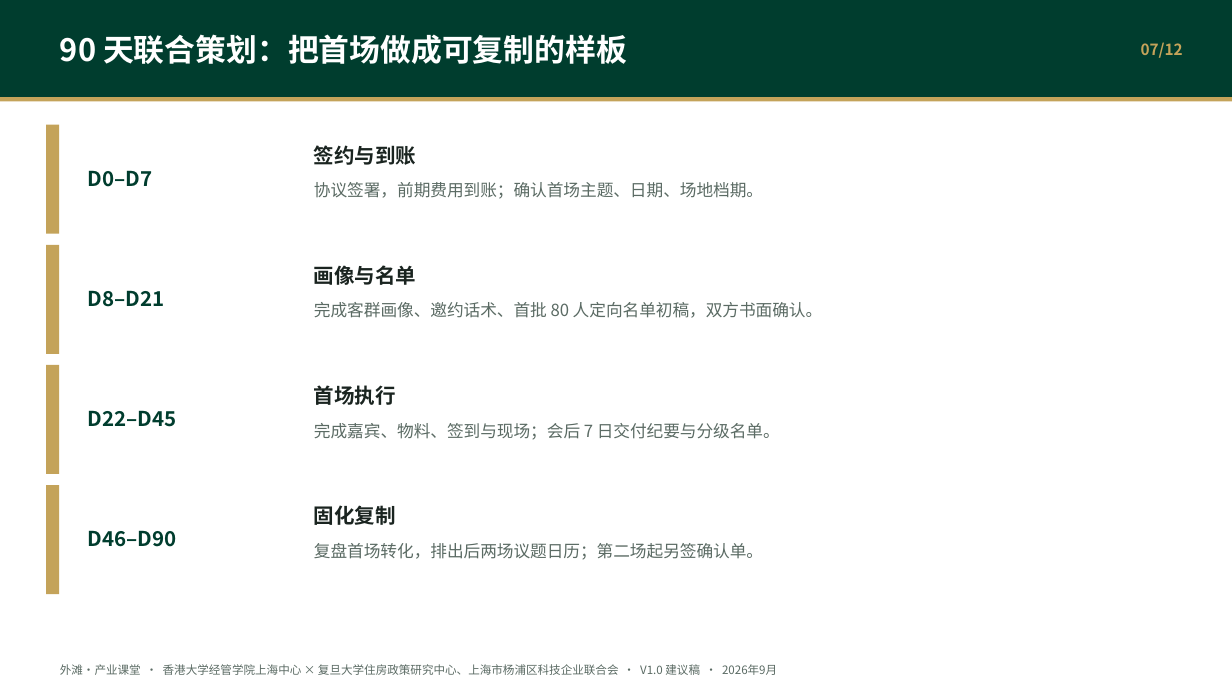
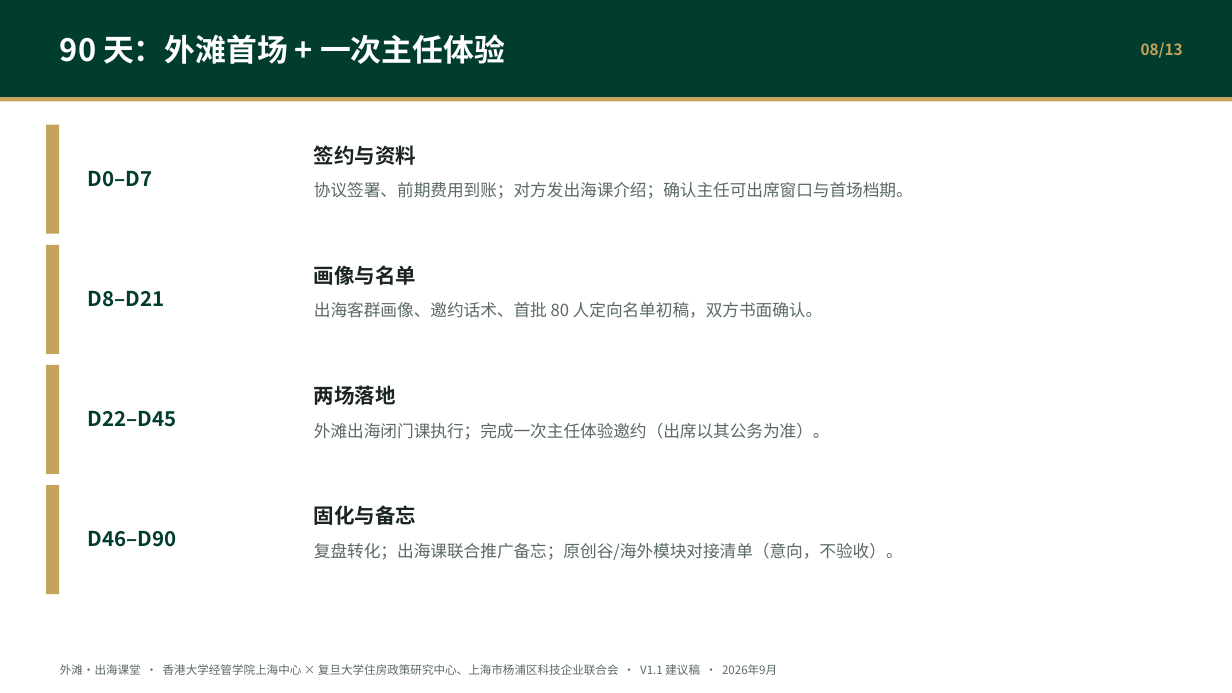
Before and after one commit to hujigang2010-maker/AIDEN, a slide deck: slide 8 of output/港大经管上海中心_外滩产业课堂_联合策划方案.pptx (slide 7 before the commit). Drawn at 1232x693 pixels with LibreOffice and Linux fonts; fonts in the diff are those of the drawing. Boxes give left, top, right and bottom in pixels: in the first picture for what was removed or moved away, otherwise in the second. Text is boxed around its words. In the diff, an @@ line names an element or a change of style, - is before the commit and + after.

```diff
--- a/output/港大经管上海中心_外滩产业课堂_联合策划方案.pptx
+++ b/output/港大经管上海中心_外滩产业课堂_联合策划方案.pptx
@@ text at <box>60,34,505,64</box>: text changed @@
-90 天联合策划：把首场做成可复制的样板
+90 天：外滩首场 + 一次主任体验
@@ text at <box>1141,42,1183,58</box>: text changed @@
-07/12
+08/13
@@ text at <box>314,145,416,165</box>: text changed @@
-签约与到账
+签约与资料
@@ text at <box>314,182,913,199</box>: text changed @@
-协议签署，前期费用到账；确认首场主题、日期、场地档期。
+协议签署、前期费用到账；对方发出海课介绍；确认主任可出席窗口与首场档期。
@@ text at <box>314,302,823,318</box>: text changed @@
-完成客群画像、邀约话术、首批 80 人定向名单初稿，双方书面确认。
+出海客群画像、邀约话术、首批 80 人定向名单初稿，双方书面确认。
@@ text at <box>314,385,396,405</box>: text changed @@
-首场执行
+两场落地
@@ text at <box>314,423,830,440</box>: text changed @@
-完成嘉宾、物料、签到与现场；会后 7 日交付纪要与分级名单。
+外滩出海闭门课执行；完成一次主任体验邀约（出席以其公务为准）。
@@ text at <box>314,505,416,525</box>: text changed @@
-固化复制
+固化与备忘
@@ text at <box>314,543,903,560</box>: text changed @@
-复盘首场转化，排出后两场议题日历；第二场起另签确认单。
+复盘转化；出海课联合推广备忘；原创谷/海外模块对接清单（意向，不验收）。
@@ text at <box>60,664,777,675</box>: text changed @@
-外滩·产业课堂 · 香港大学经管学院上海中心 × 复旦大学住房政策研究中心、上海市杨浦区科技企业联合会 · V1.0 建议稿 · 2026年9月
+外滩·出海课堂 · 香港大学经管学院上海中心 × 复旦大学住房政策研究中心、上海市杨浦区科技企业联合会 · V1.1 建议稿 · 2026年9月
```
Also in this commit, not shown: 8 other slides changed, 4 slides added, 3 slides removed, 14 other files.
